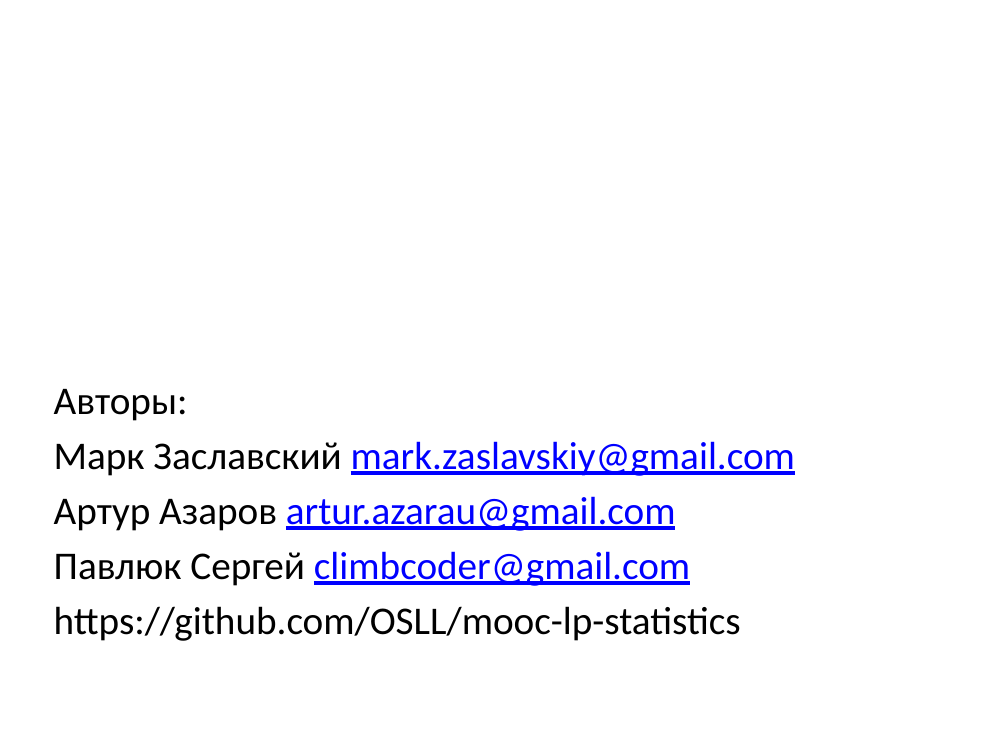
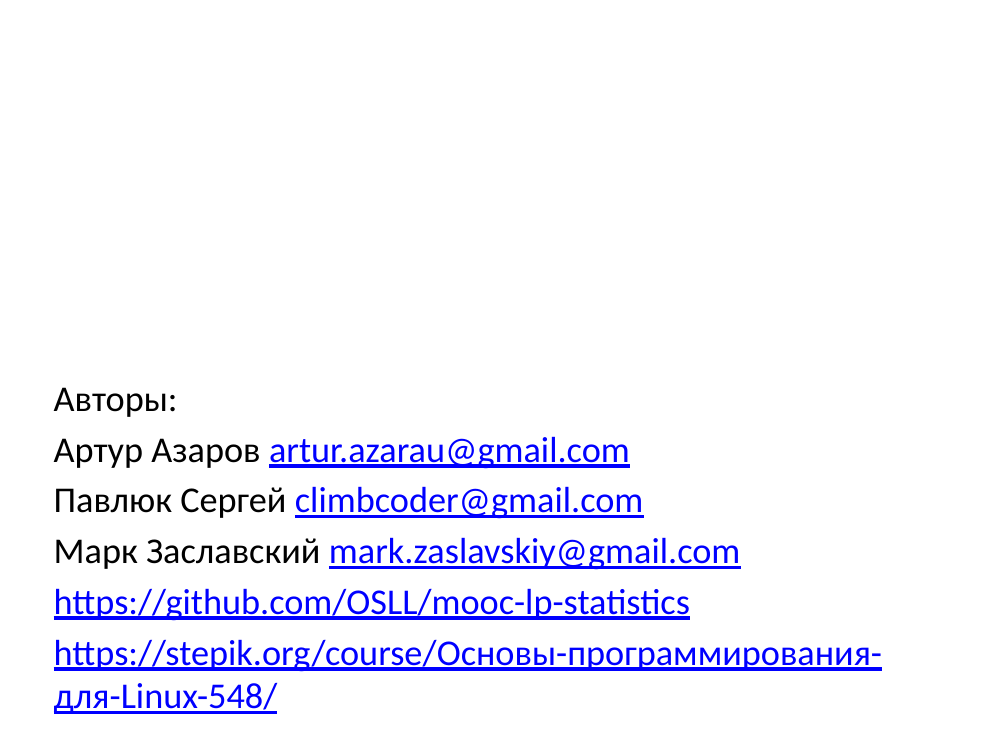
Before and after one commit to OSLL/mooc-lp-statistics, a slide deck: slide 6 of presentation/Сбор статистики курса.pptx (slide 5 before the commit). Drawn at 1008x756 pixels with LibreOffice and Linux fonts; fonts in the diff are those of the drawing. Boxes give left, top, right and bottom in pixels: in the first picture for what was removed or moved away, otherwise in the second. Text is boxed around its words. In the diff, an @@ line names an element or a change of style, - is before the commit and + after.

Commit message:
presentation fixed

```diff
--- a/presentation/Сбор статистики курса.pptx
+++ b/presentation/Сбор статистики курса.pptx
@@ text at [54,387,690,621]: size 28 to 25.9 pt in "Авторы:", "Артур Азаров artur.azarau@gmail.com", "Павлюк Сергей climbcoder@gmail.com", "https://github.com/OSLL/mooc-lp-statistics"; text colour #000000 to #0000FF, underline on in "https://github.com/OSLL/mooc-lp-statistics" @@
@@ text at [54,441,795,476]: paragraph removed @@
-Марк Заславский mark.zaslavskiy@gmail.com
@@ text at [54,537,740,570]: paragraph added @@
+Марк Заславский mark.zaslavskiy@gmail.com
@@ text at [54,639,882,672]: paragraph added @@
+https://stepik.org/course/Основы-программирования-для-Linux-548/
```
Also in this commit, not shown: 3 other slides changed, 1 slide added, 1 other file.
